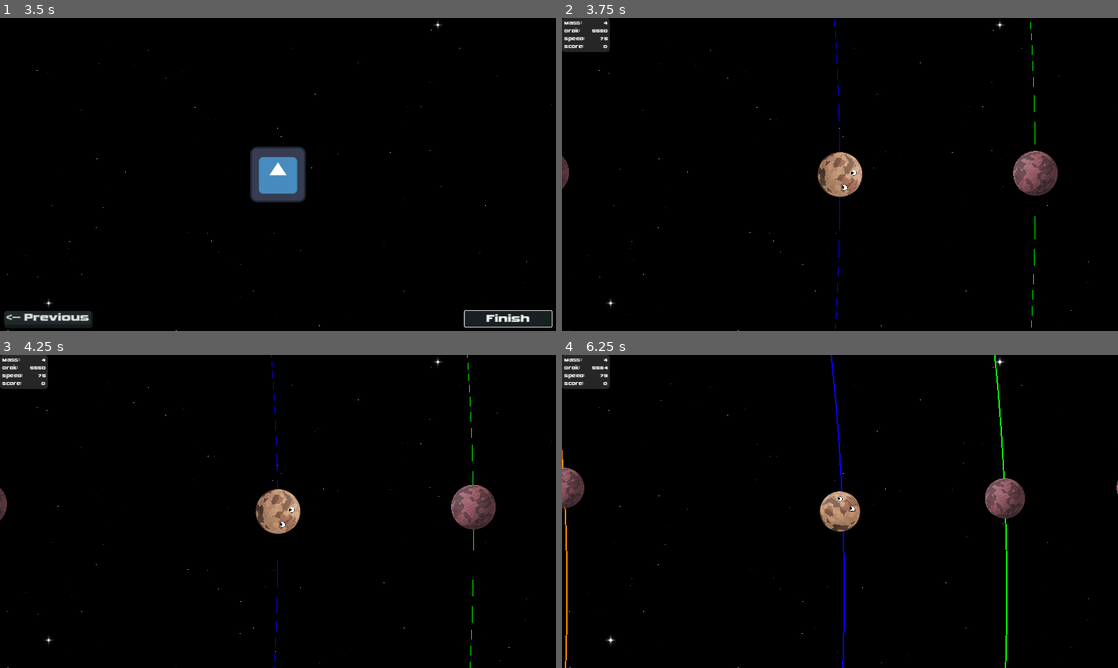
Above: before the commit, frames 1-4 (two rows, left to right).
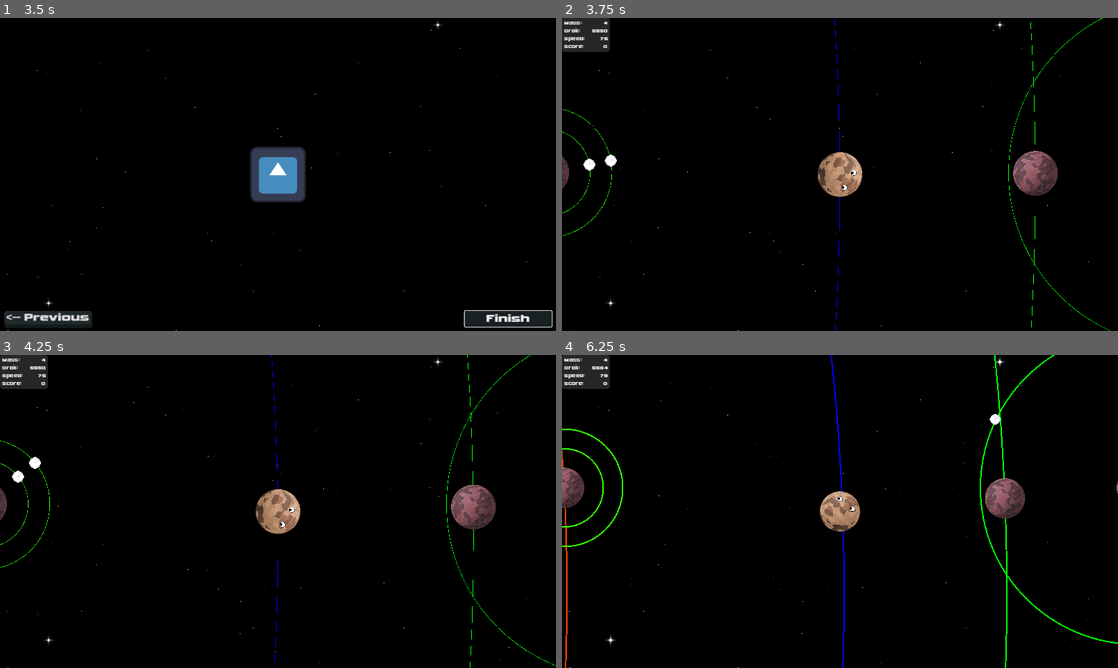
Above: after the commit, the same moments.

Repository: AnEvilPenguin/Pirate-Jam-16
Game: Godot game, scene res://Controllers/GameController/GameController.tscn
Two runs of this game, one before a commit and one after it. Both use one fixed random seed, a clock stepped at 60 frames per second and the inputs below. The engine's default icon, where the game draws it, is replaced by a stand-in: a white triangle on a blue panel in a dark square.
Inputs (mouse positions are in pixels of both pictures, inside the frame that each line leads up to):
- Up to frame 1 (3.5 s): click "NEW GAME" at 0.5 s; click "Next -->" at 1.25 s; click "<-- Previous" at 2 s; click "Next -->" at 2.75 s
- Up to frame 2 (3.75 s): click "Finish" at 3.5 s
- Up to frame 3 (4.25 s): no input
- Up to frame 4 (6.25 s): tap Enter (ui_accept) at 4.25, 4.52, 5.27 s; move the mouse to (962, 495) at 4.27 s; hold Space (add_momentum) 4.28-5.03 s; hold Right (ui_right) 4.28-5.78 s; move the mouse to (728, 527) at 5.02 s; tap Mouse wheel up (zoom_in) at 5.1 s; move the mouse to (895, 442) at 5.77 s; hold Left (ui_left) from 5.78 s (still down); tap Mouse wheel down (zoom_out) at 5.85 s

Frame 1 is identical in both runs. In frame 2, 0.3% of the frame differs, in the area x 0-99%, y 0-100%; in frame 3, 0.3%; in frame 4, 0.7%, in the area x 0-100%, y 0-100%.

Commit message:
fix: better handling of collisions

Diff:
--- a/Scenes/Planets/Pluto/pluto.gd
+++ b/Scenes/Planets/Pluto/pluto.gd
@@ -132,13 +132,12 @@
 
 	if (mass > body.mass):
 		# TODO some sort of animation or effect or whatever?
-
 		# Bigger numbers = more good
 		_gameController.playerInfoPanel.AddScore(my_mass_x_speed - their_mass_x_speed)
 
-		body.visible = false
-		body.queue_free()
-		mass += 2 * body.mass
+		mass += body.mass
+
+		body.Destroy()
 
 		_gameController.playerInfoPanel.SetMass(mass)
 	else:
--- a/Scenes/Planets/Pluto/pluto.tscn
+++ b/Scenes/Planets/Pluto/pluto.tscn
@@ -21,7 +21,7 @@
 linear_accel_max = -2.23517e-06
 
 [sub_resource type="CircleShape2D" id="CircleShape2D_1pa17"]
-radius = 52.0
+radius = 53.0
 
 [node name="Pluto" type="CharacterBody2D"]
 z_index = 1
--- a/Scenes/Planets/base_planet.gd
+++ b/Scenes/Planets/base_planet.gd
@@ -1,5 +1,7 @@
 @tool
 extends CharacterBody2D
+
+class_name BasePlanet
 
 @export
 var speed = 300.0
@@ -57,8 +59,7 @@
 	var my_mass = mass
 	var their_mass = player.mass
 
-
-	var hitPercent = their_mass / my_mass * 100
+	var hitPercent = their_mass / (my_mass * 2) * 100
 
 	# hue 0 - 120 (red - to green)
 	var hue = hitPercent * 1.2
@@ -82,3 +83,26 @@
 
 	# move_and_slide uses delta automaticslly
 	move_and_slide()
+
+
+func Destroy():
+	for child in get_children():
+		if(child.get_class() == 'CharacterBody2D'):
+			child.reparent(get_parent())
+
+			child.SetCenter(center)
+
+	visible = false
+
+	(func():
+		queue_free()
+	).call_deferred()
+
+
+func SetCenter(Center: Node2D):
+	center = Center
+
+	orbitalDistance = (global_position - center.global_position).length()
+
+	_orbitLine.centerPoint = center.global_position
+	_orbitLine.distance = orbitalDistance
--- a/Scenes/Planets/base_planet.tscn
+++ b/Scenes/Planets/base_planet.tscn
@@ -7,7 +7,7 @@
 radius = 49.0
 
 [sub_resource type="CircleShape2D" id="CircleShape2D_bm0af"]
-radius = 51.0
+radius = 52.0
 
 [node name="BasePlanet" type="CharacterBody2D"]
 z_index = 1
--- a/Scenes/solar_system.tscn
+++ b/Scenes/solar_system.tscn
@@ -16,12 +16,12 @@
 
 [node name="Planets" type="Node" parent="."]
 
-[node name="Mercury" parent="Planets" instance=ExtResource("3_cuui0")]
+[node name="Mercury" parent="Planets" node_paths=PackedStringArray("center") instance=ExtResource("3_cuui0")]
 position = Vector2(1440, 0)
 speed = 470.0
 mass = 5.0
-texture = ExtResource("4_gj5ru")
-textureScale = Vector2(0.1, 0.1)
+center = NodePath("../../Sun")
+texture = ExtResource("4_gj5ru")
 orbitalDistance = 1440.0
 
 [node name="Venus" parent="Planets" node_paths=PackedStringArray("center") instance=ExtResource("3_cuui0")]
@@ -30,15 +30,14 @@
 mass = 9.0
 center = NodePath("../../Sun")
 texture = ExtResource("4_gj5ru")
-textureScale = Vector2(0.1, 0.1)
 orbitalDistance = 1845.0
 
-[node name="Earth" parent="Planets" instance=ExtResource("3_cuui0")]
+[node name="Earth" parent="Planets" node_paths=PackedStringArray("center") instance=ExtResource("3_cuui0")]
 position = Vector2(2288, 0)
 speed = 375.0
 mass = 10.0
+center = NodePath("../../Sun")
 texture = ExtResource("5_h718v")
-textureScale = Vector2(0.1, 0.1)
 orbitalDistance = 2288.0
 
 [node name="Moon" parent="Planets/Earth" node_paths=PackedStringArray("center") instance=ExtResource("3_cuui0")]
@@ -52,44 +51,173 @@
 textureScale = Vector2(2, 2)
 orbitalDistance = 150.0
 
-[node name="Mars" parent="Planets" instance=ExtResource("3_cuui0")]
+[node name="Mars" parent="Planets" node_paths=PackedStringArray("center") instance=ExtResource("3_cuui0")]
 position = Vector2(2700, 0)
 speed = 325.0
 mass = 6.0
-texture = ExtResource("4_gj5ru")
-textureScale = Vector2(0.1, 0.1)
+center = NodePath("../../Sun")
+texture = ExtResource("4_gj5ru")
 orbitalDistance = 2700.0
 
-[node name="Ceres" parent="Planets" instance=ExtResource("3_cuui0")]
+[node name="Phobos" parent="Planets/Mars" node_paths=PackedStringArray("center") instance=ExtResource("3_cuui0")]
+position = Vector2(-125, 0)
+scale = Vector2(0.3, 0.3)
+velocity = Vector2(-120.07, -408.203)
+speed = 800.0
+mass = 3.0
+center = NodePath("..")
+texture = ExtResource("6_npdxg")
+textureScale = Vector2(2, 2)
+orbitalDistance = 150.0
+
+[node name="Deimos" parent="Planets/Mars" node_paths=PackedStringArray("center") instance=ExtResource("3_cuui0")]
+position = Vector2(-200, 0)
+scale = Vector2(0.3, 0.3)
+velocity = Vector2(-120.07, -408.203)
+speed = 800.0
+mass = 3.0
+center = NodePath("..")
+texture = ExtResource("6_npdxg")
+textureScale = Vector2(2, 2)
+orbitalDistance = 300.0
+
+[node name="Ceres" parent="Planets" node_paths=PackedStringArray("center") instance=ExtResource("3_cuui0")]
 position = Vector2(3300, 0)
 mass = 5.6
-texture = ExtResource("4_gj5ru")
-textureScale = Vector2(0.1, 0.1)
+center = NodePath("../../Sun")
+texture = ExtResource("4_gj5ru")
 orbitalDistance = 3300.0
 
-[node name="Jupiter" parent="Planets" instance=ExtResource("3_cuui0")]
+[node name="Jupiter" parent="Planets" node_paths=PackedStringArray("center") instance=ExtResource("3_cuui0")]
 position = Vector2(3750, 0)
 speed = 200.0
 mass = 17.53
-texture = ExtResource("4_gj5ru")
-textureScale = Vector2(0.1, 0.1)
+center = NodePath("../../Sun")
+texture = ExtResource("4_gj5ru")
 orbitalDistance = 3750.0
 
-[node name="Saturn" parent="Planets" instance=ExtResource("3_cuui0")]
+[node name="Ganymede" parent="Planets/Jupiter" node_paths=PackedStringArray("center") instance=ExtResource("3_cuui0")]
+position = Vector2(150, 0)
+scale = Vector2(0.3, 0.3)
+velocity = Vector2(-120.07, -408.203)
+speed = 800.0
+mass = 3.0
+center = NodePath("..")
+texture = ExtResource("6_npdxg")
+textureScale = Vector2(2, 2)
+orbitalDistance = 150.0
+
+[node name="Callisto" parent="Planets/Jupiter" node_paths=PackedStringArray("center") instance=ExtResource("3_cuui0")]
+position = Vector2(200, 0)
+scale = Vector2(0.3, 0.3)
+velocity = Vector2(-120.07, -408.203)
+speed = 750.0
+mass = 3.0
+center = NodePath("..")
+texture = ExtResource("6_npdxg")
+textureScale = Vector2(2, 2)
+orbitalDistance = 200.0
+
+[node name="Io" parent="Planets/Jupiter" node_paths=PackedStringArray("center") instance=ExtResource("3_cuui0")]
+position = Vector2(250, 0)
+scale = Vector2(0.3, 0.3)
+velocity = Vector2(-120.07, -408.203)
+speed = 600.0
+mass = 3.0
+center = NodePath("..")
+texture = ExtResource("6_npdxg")
+textureScale = Vector2(2, 2)
+orbitalDistance = 250.0
+
+[node name="Europa" parent="Planets/Jupiter" node_paths=PackedStringArray("center") instance=ExtResource("3_cuui0")]
+position = Vector2(300, 0)
+scale = Vector2(0.3, 0.3)
+velocity = Vector2(-120.07, -408.203)
+speed = 500.0
+mass = 3.0
+center = NodePath("..")
+texture = ExtResource("6_npdxg")
+textureScale = Vector2(2, 2)
+orbitalDistance = 300.0
+
+[node name="Saturn" parent="Planets" node_paths=PackedStringArray("center") instance=ExtResource("3_cuui0")]
 position = Vector2(4125, 0)
 speed = 175.0
 mass = 15.7
-texture = ExtResource("4_gj5ru")
-textureScale = Vector2(0.1, 0.1)
+center = NodePath("../../Sun")
+texture = ExtResource("4_gj5ru")
 orbitalDistance = 4125.0
 
-[node name="Uranus" parent="Planets" instance=ExtResource("3_cuui0")]
+[node name="Enceladus" parent="Planets/Saturn" node_paths=PackedStringArray("center") instance=ExtResource("3_cuui0")]
+position = Vector2(200, 0)
+scale = Vector2(0.3, 0.3)
+velocity = Vector2(-120.07, -408.203)
+speed = 500.0
+mass = 2.0
+center = NodePath("..")
+texture = ExtResource("6_npdxg")
+textureScale = Vector2(2, 2)
+orbitalDistance = 200.0
+
+[node name="Titan" parent="Planets/Saturn" node_paths=PackedStringArray("center") instance=ExtResource("3_cuui0")]
+position = Vector2(300, 0)
+speed = 800.0
+mass = 6.0
+center = NodePath("..")
+texture = ExtResource("4_gj5ru")
+orbitalDistance = 325.0
+
+[node name="Hyperion" parent="Planets/Saturn" node_paths=PackedStringArray("center") instance=ExtResource("3_cuui0")]
+position = Vector2(375, 0)
+scale = Vector2(0.3, 0.3)
+velocity = Vector2(-120.07, -408.203)
+speed = 500.0
+mass = 4.0
+center = NodePath("..")
+texture = ExtResource("6_npdxg")
+textureScale = Vector2(2, 2)
+orbitalDistance = 400.0
+
+[node name="Uranus" parent="Planets" node_paths=PackedStringArray("center") instance=ExtResource("3_cuui0")]
 position = Vector2(4575, 0)
 speed = 125.0
 mass = 13.0
-texture = ExtResource("4_gj5ru")
-textureScale = Vector2(0.1, 0.1)
+center = NodePath("../../Sun")
+texture = ExtResource("4_gj5ru")
 orbitalDistance = 4575.0
+
+[node name="Miranda" parent="Planets/Uranus" node_paths=PackedStringArray("center") instance=ExtResource("3_cuui0")]
+position = Vector2(100, 0)
+scale = Vector2(0.3, 0.3)
+velocity = Vector2(-120.07, -408.203)
+speed = 800.0
+mass = 3.0
+center = NodePath("..")
+texture = ExtResource("6_npdxg")
+textureScale = Vector2(2, 2)
+orbitalDistance = 100.0
+
+[node name="Ariel" parent="Planets/Uranus" node_paths=PackedStringArray("center") instance=ExtResource("3_cuui0")]
+position = Vector2(150, 0)
+scale = Vector2(0.3, 0.3)
+velocity = Vector2(-120.07, -408.203)
+speed = 700.0
+mass = 2.0
+center = NodePath("..")
+texture = ExtResource("6_npdxg")
+textureScale = Vector2(2, 2)
+orbitalDistance = 150.0
+
+[node name="Umbriel" parent="Planets/Uranus" node_paths=PackedStringArray("center") instance=ExtResource("3_cuui0")]
+position = Vector2(200, 0)
+scale = Vector2(0.3, 0.3)
+velocity = Vector2(-120.07, -408.203)
+speed = 500.0
+mass = 3.0
+center = NodePath("..")
+texture = ExtResource("6_npdxg")
+textureScale = Vector2(2, 2)
+orbitalDistance = 200.0
 
 [node name="Neptune" parent="Planets" node_paths=PackedStringArray("center") instance=ExtResource("3_cuui0")]
 position = Vector2(4875, 0)
@@ -97,15 +225,36 @@
 mass = 13.3
 center = NodePath("../../Sun")
 texture = ExtResource("4_gj5ru")
-textureScale = Vector2(0.1, 0.1)
 orbitalDistance = 4875.0
+
+[node name="Triton" parent="Planets/Neptune" node_paths=PackedStringArray("center") instance=ExtResource("3_cuui0")]
+position = Vector2(100, 0)
+scale = Vector2(0.3, 0.3)
+velocity = Vector2(-120.07, -408.203)
+speed = 750.0
+mass = 2.0
+center = NodePath("..")
+texture = ExtResource("6_npdxg")
+textureScale = Vector2(2, 2)
+orbitalDistance = 100.0
+
+[node name="Despina" parent="Planets/Neptune" node_paths=PackedStringArray("center") instance=ExtResource("3_cuui0")]
+position = Vector2(150, 0)
+scale = Vector2(0.3, 0.3)
+velocity = Vector2(-120.07, -408.203)
+speed = 750.0
+mass = 2.0
+center = NodePath("..")
+texture = ExtResource("6_npdxg")
+textureScale = Vector2(2, 2)
+orbitalDistance = 150.0
 
 [node name="Pluto" parent="Planets" node_paths=PackedStringArray("targetObject") instance=ExtResource("2_08sjl")]
 position = Vector2(5550, 0)
 motion_mode = 1
 speed = 75.0
 mass = 3.7
-massCost = 0.05
+massCost = 0.1
 orbitalDistance = 5550.0
 targetObject = NodePath("../Earth")
 
@@ -115,7 +264,6 @@
 mass = 1.5
 center = NodePath("../../Sun")
 texture = ExtResource("4_gj5ru")
-textureScale = Vector2(0.1, 0.1)
 orbitalDistance = 6000.0
 
 [node name="Eris" parent="Planets" node_paths=PackedStringArray("center") instance=ExtResource("3_cuui0")]
@@ -124,5 +272,15 @@
 mass = 1.5
 center = NodePath("../../Sun")
 texture = ExtResource("4_gj5ru")
-textureScale = Vector2(0.1, 0.1)
 orbitalDistance = 6338.0
+
+[node name="Dysnomia" parent="Planets/Eris" node_paths=PackedStringArray("center") instance=ExtResource("3_cuui0")]
+position = Vector2(400, 0)
+scale = Vector2(0.3, 0.3)
+velocity = Vector2(-120.07, -408.203)
+speed = 900.0
+mass = 1.0
+center = NodePath("..")
+texture = ExtResource("6_npdxg")
+textureScale = Vector2(2, 2)
+orbitalDistance = 400.0
